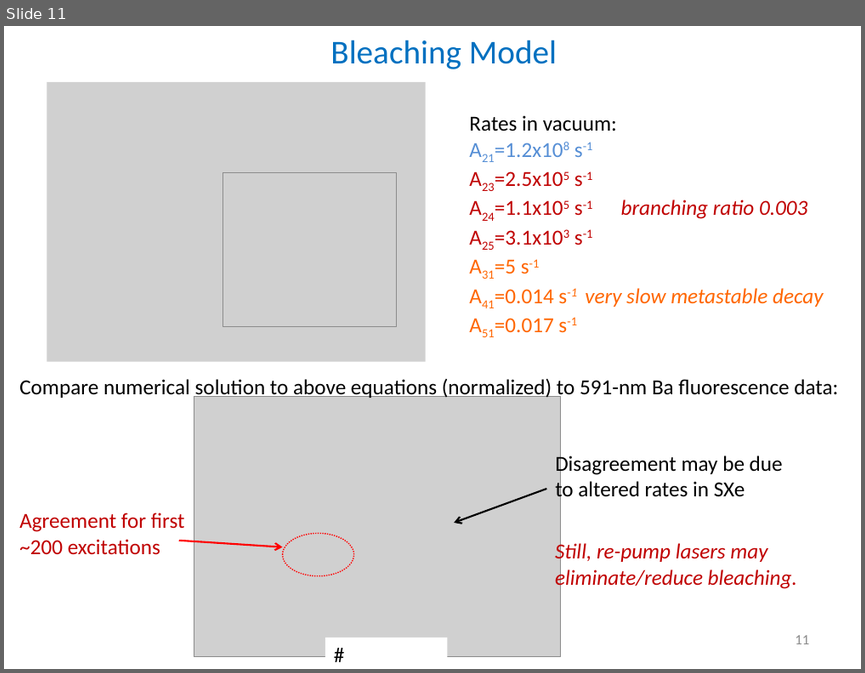
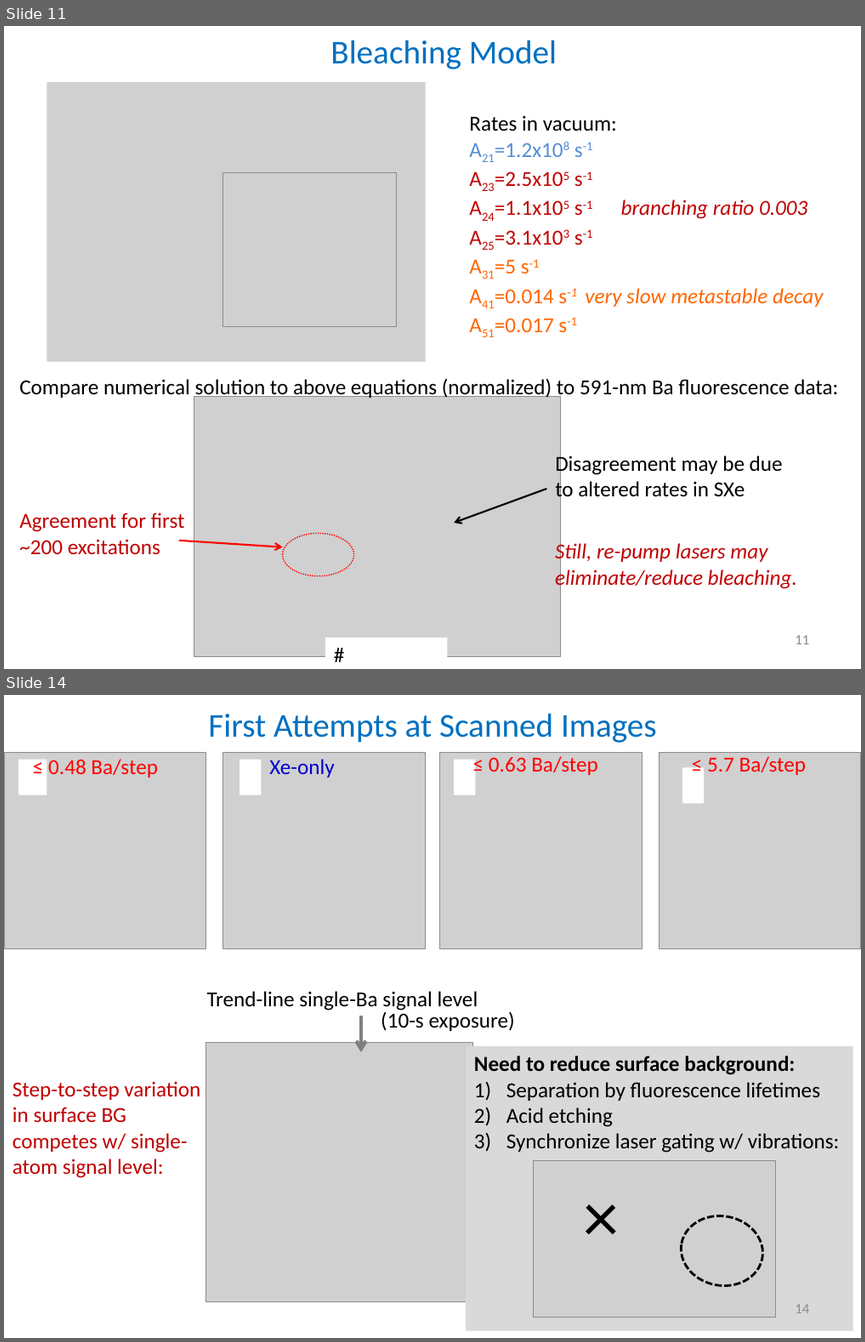
Before and after one commit to Waltmon/timthesis, a slide deck: defense/extras/defense - Copy.pptx. Shown one above the other, each under a label of ours: slide 11 before the commit, slides 11 and 14 after it; the slides between them are not shown. The pictures are 865x673 and 865x1342 pixels, drawn with LibreOffice and Linux fonts; fonts in the diff are those of the drawing; grey boxes stand for pictures. Boxes give left, top, right and bottom in pixels: in the first picture for what was removed or moved away, otherwise in the second. Text is boxed around its words. In the diff, an @@ line names an element or a change of style, - is before the commit and + after.

Commit message:
defense -- done, except need Chris's trigger plot

```diff
--- a/defense/extras/defense - Copy.pptx
+++ b/defense/extras/defense - Copy.pptx
@@ slide 14 added at [4, 695, 861, 1338], background #FFFFFF @@
@@ text added at [208, 713, 657, 743], 28 pt, text #0070C0 @@
+First Attempts at Scanned Images
@@ group added at [4, 753, 861, 948]: 4 pictures, 4 rectangles, 4 texts @@
+≤ 0.48 Ba/step
+≤ 0.63 Ba/step
+≤ 5.7 Ba/step
+Xe-only
@@ text added at [207, 991, 478, 1010], 18 pt, text #000000 @@
+Trend-line single-Ba signal level
@@ arrow added from (361, 1015) to (361, 1052), #808080 3 pt @@
@@ text added at [381, 1009, 515, 1031], 18 pt, text #000000 @@
+(10-s exposure)
@@ picture added at [206, 1043, 472, 1303] @@
@@ rectangle added at [466, 1046, 853, 1331], fill #D9D9D9 @@
@@ text added at [474, 1055, 840, 1152], 18 pt, text #000000 @@
+Need to reduce surface background:
+1) Separation by fluorescence lifetimes
+2) Acid etching
+3) Synchronize laser gating w/ vibrations:
@@ text added at [12, 1081, 200, 1178], 18 pt, text #C00000 @@
+Step-to-step variation in surface BG competes w/ single-atom signal level:
@@ picture added at [533, 1160, 775, 1317] @@
@@ text added at [575, 1166, 629, 1261], 60 pt, text #000000 @@
+×
@@ ellipse added at [676, 1209, 769, 1293], outline #000000 2 pt dashed @@
@@ page number added at [794, 1304, 809, 1313], 12 pt, text #8C8C8C @@
+14
```
Also in this commit, not shown: 3 other files.
